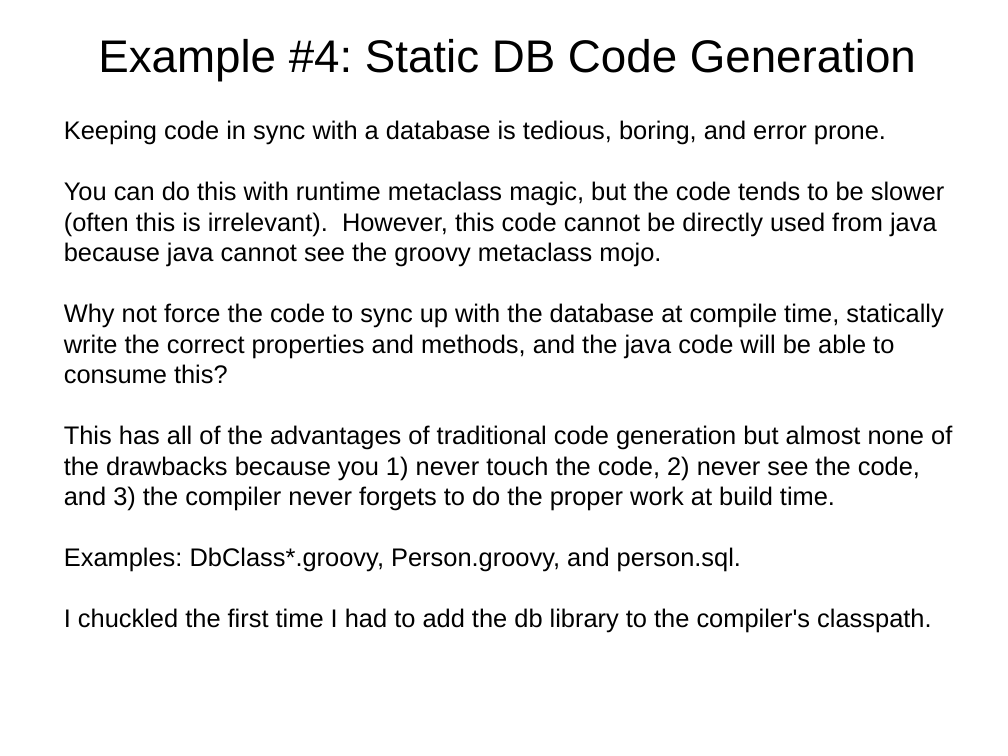
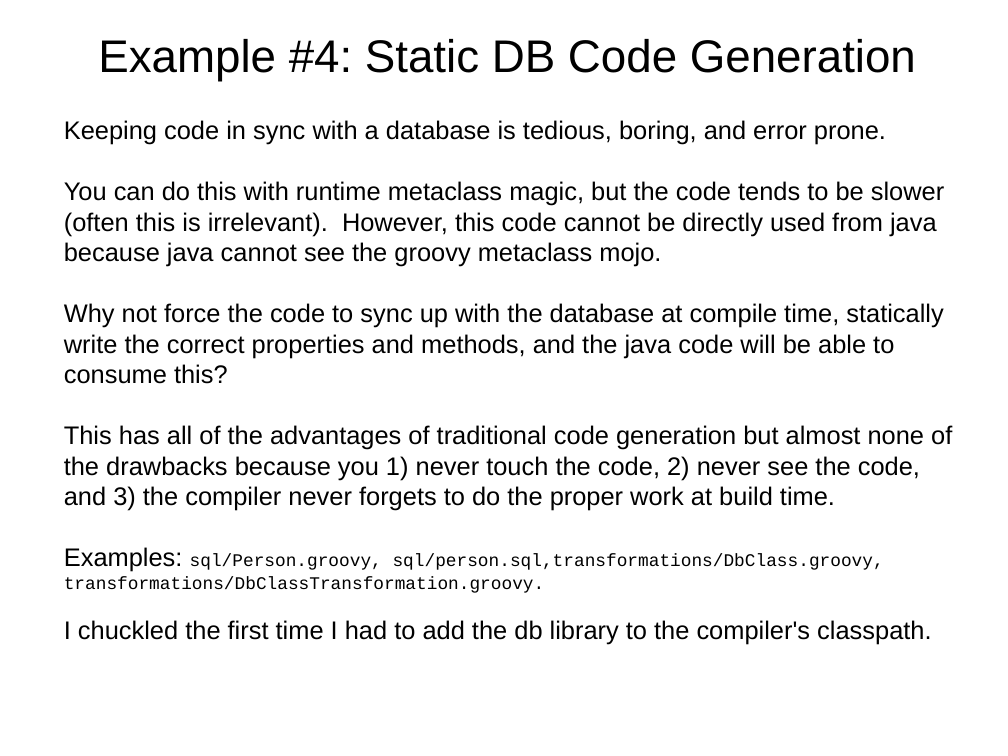
Before and after one commit to dwclark/AstTransformations, a slide deck: slide 32 of ast.odp. Drawn at 1008x756 pixels with LibreOffice and Linux fonts; fonts in the diff are those of the drawing. Boxes give left, top, right and bottom in pixels: in the first picture for what was removed or moved away, otherwise in the second. Text is boxed around its words. In the diff, an @@ line names an element or a change of style, - is before the commit and + after.

```diff
--- a/ast.odp
+++ b/ast.odp
@@ text at (64,547,884,593): text changed; size 20 to 14 pt; font Arial to Courier New @@
-Examples: DbClass*.groovy, Person.groovy, and person.sql.
+Examples: sql/Person.groovy, sql/person.sql,transformations/DbClass.groovy, transformations/DbClassTransformation.groovy.
```
Also in this commit, not shown: 4 other slides changed, 1 other file.
